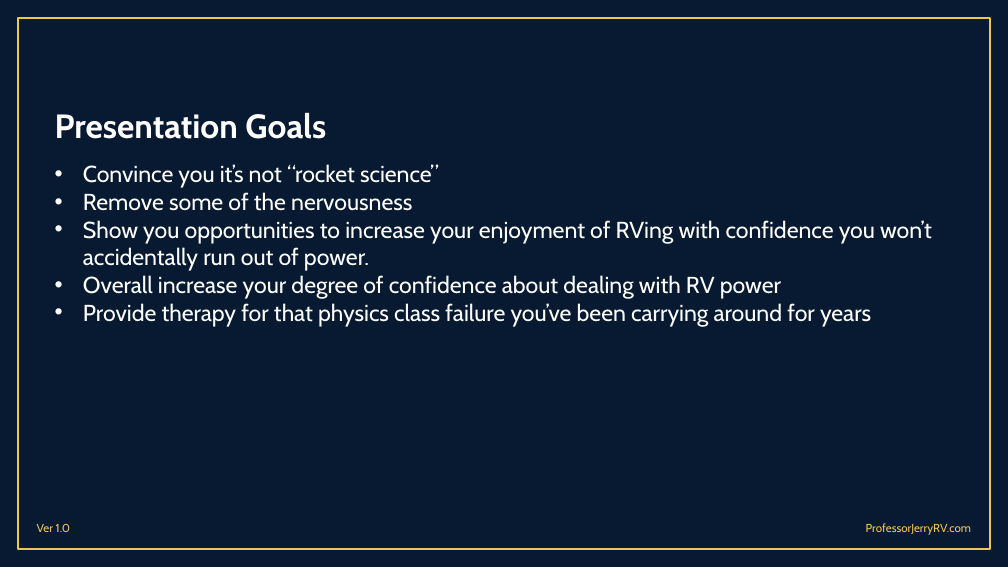
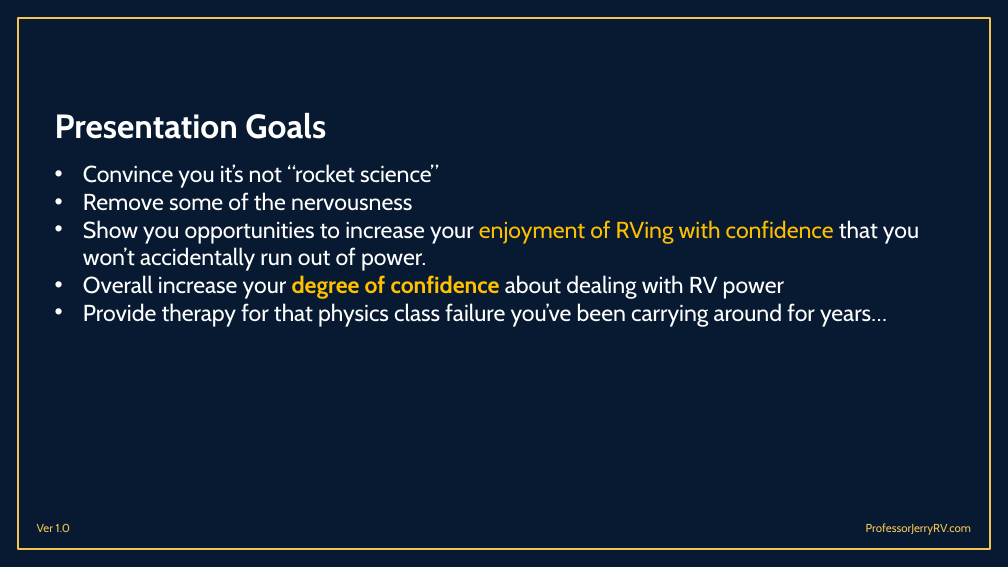
Before and after one commit to malcolmbss/ProfessorJerryRV, a slide deck: slide 3 of Presentations/RV Electrical Systems 101 - Part 1.pptx. Drawn at 1008x567 pixels with LibreOffice and Linux fonts; fonts in the diff are those of the drawing; background and template pictures are left out. Boxes give left, top, right and bottom in pixels: in the first picture for what was removed or moved away, otherwise in the second. Text is boxed around its words. In the diff, an @@ line names an element or a change of style, - is before the commit and + after.

```diff
--- a/Presentations/RV Electrical Systems 101 - Part 1.pptx
+++ b/Presentations/RV Electrical Systems 101 - Part 1.pptx
@@ text at (x1=83, y1=220, x2=919, y2=271): text changed @@
-• Show you opportunities to increase your enjoyment of RVing with confidence you won’t accidentally run out of power.
+• Show you opportunities to increase your enjoyment of RVing with confidence that you won’t accidentally run out of power.
@@ text at (x1=83, y1=275, x2=784, y2=299): text colour #FFFFFF to #FFC000, bold on in "degree of confidence" @@
@@ text at (x1=83, y1=303, x2=887, y2=327): text changed @@
-• Provide therapy for that physics class failure you’ve been carrying around for years
+• Provide therapy for that physics class failure you’ve been carrying around for years…
```
Also in this commit, not shown: 1 other slide changed, 11 slides added, 7 other files.
